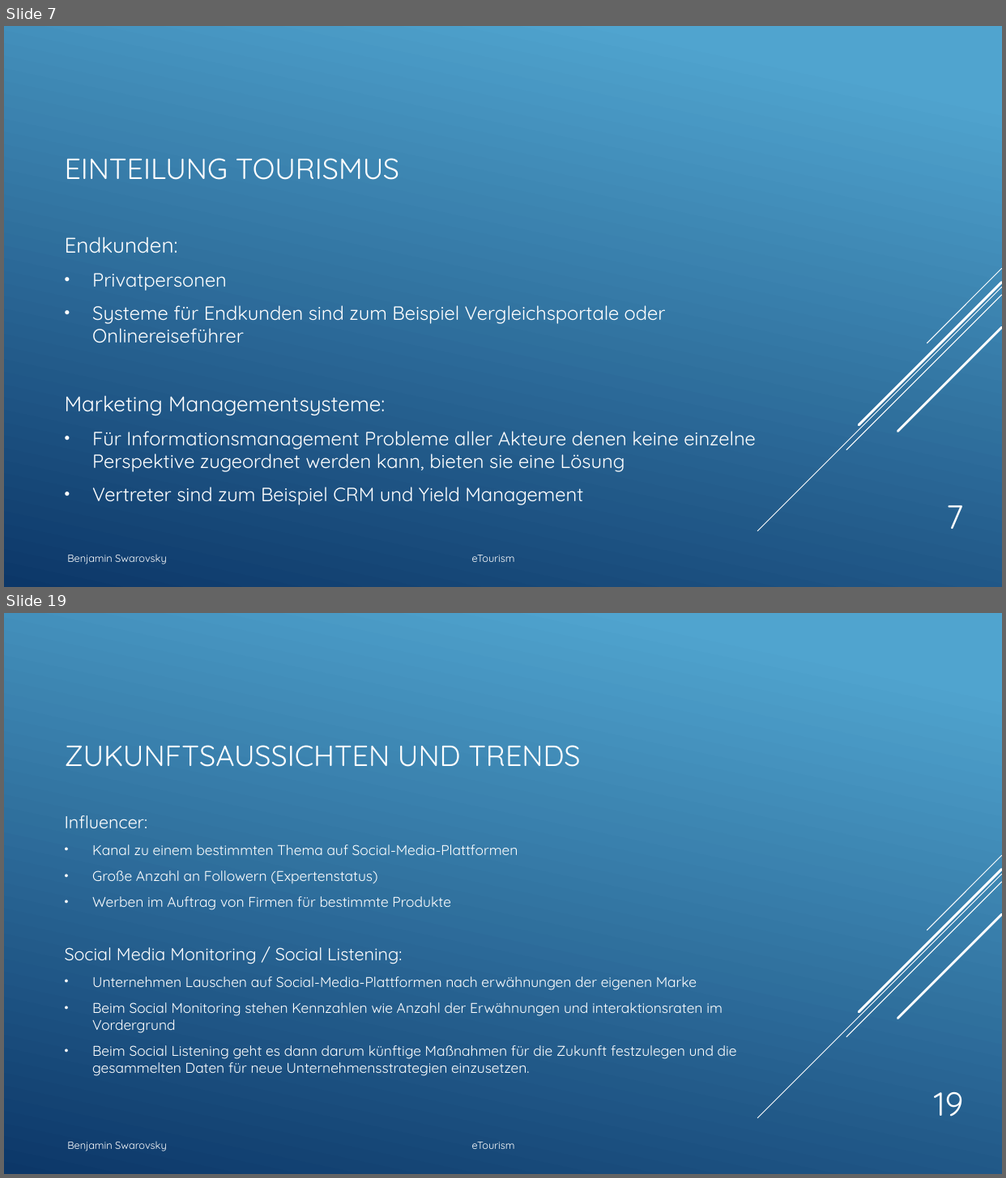
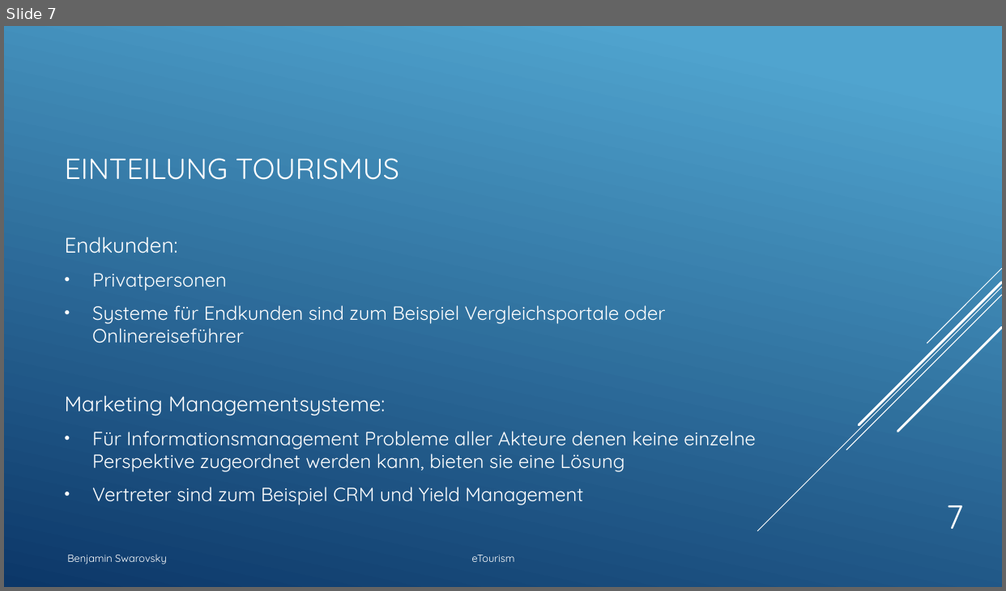
Before and after one commit to BenjaminS01/eTourism, a slide deck: Etourism1.pptx. Shown one above the other, each under a label of ours: slides 7 and 19 before the commit, slide 7 after it; the slides between them are not shown. The pictures are 1006x1178 and 1006x591 pixels, drawn with LibreOffice and Linux fonts; fonts in the diff are those of the drawing. Boxes give left, top, right and bottom in pixels: in the first picture for what was removed or moved away, otherwise in the second. Text is boxed around its words. In the diff, an @@ line names an element or a change of style, - is before the commit and + after.

```diff
--- a/Etourism1.pptx
+++ b/Etourism1.pptx
@@ slide 19 removed at box(4, 613, 1002, 1174), background gradient #51A5CF to #0D3868; not listed: 5 template elements that a slide beside it also shows @@
@@ title removed at box(65, 745, 580, 767) @@
-ZUKUNFTSAUSSICHTEN UND TRENDS
@@ text removed at box(65, 845, 737, 1076) @@
-Influencer:
-• Kanal zu einem bestimmten Thema auf Social-Media-Plattformen
-• Große Anzahl an Followern (Expertenstatus)
-• Werben im Auftrag von Firmen für bestimmte Produkte
-Social Media Monitoring / Social Listening:
-• Unternehmen Lauschen auf Social-Media-Plattformen nach erwähnungen der eigenen Marke
-• Beim Social Monitoring stehen Kennzahlen wie Anzahl der Erwähnungen und interaktionsraten im Vordergrund
-• Beim Social Listening geht es dann darum künftige Maßnahmen für die Zukunft festzulegen und die gesammelten Daten für neue Unternehmensstrategien einzusetzen.
@@ page number removed at box(934, 1093, 963, 1117) @@
-19
@@ text removed at box(67, 1142, 515, 1152) @@
-Benjamin Swarovsky eTourism
```
Also in this commit, not shown: 13 slides changed, 1 other slide removed, 1 other file.
